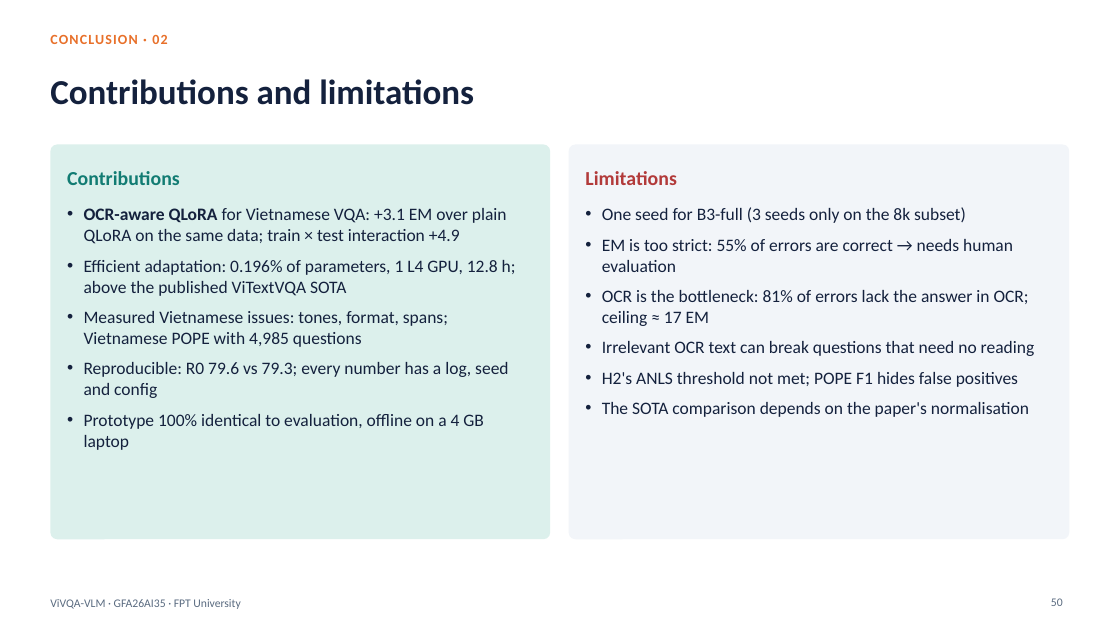
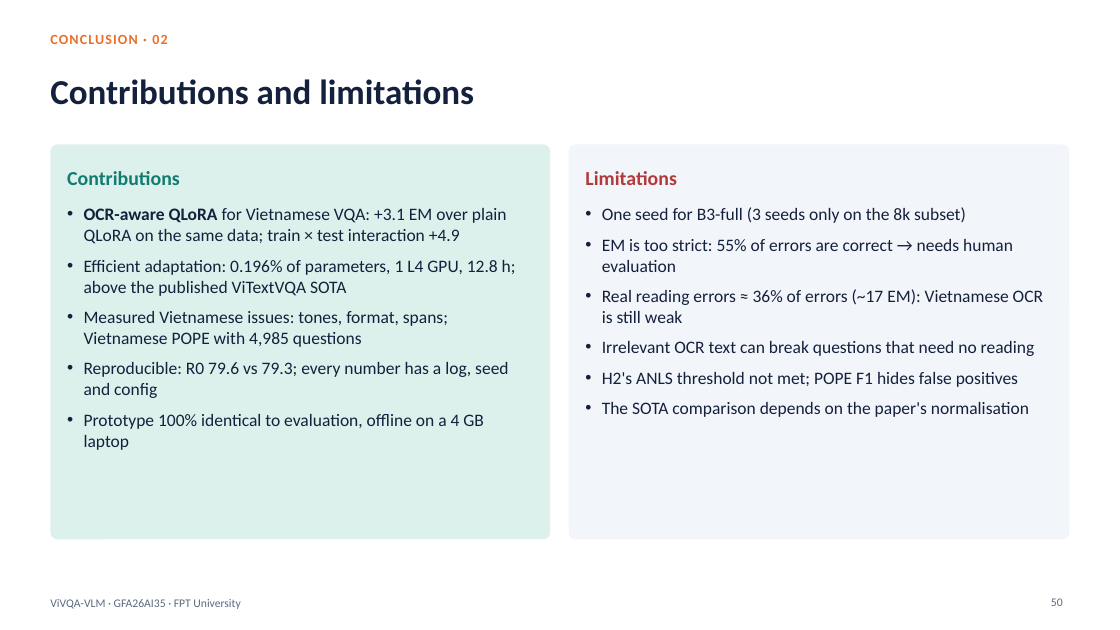
Before and after one commit to PLHGNAOH/ViVQA-VLM, a slide deck: slide 50 of docs/04_slides/KLTN_TA_Claude.pptx. Drawn at 1120x630 pixels with LibreOffice and Linux fonts; fonts in the diff are those of the drawing; background and template pictures are left out. Boxes give left, top, right and bottom in pixels: in the first picture for what was removed or moved away, otherwise in the second. Text is boxed around its words. In the diff, an @@ line names an element or a change of style, - is before the commit and + after.

```diff
--- a/docs/04_slides/KLTN_TA_Claude.pptx
+++ b/docs/04_slides/KLTN_TA_Claude.pptx
@@ text at [602, 289, 1043, 323]: text changed @@
-• OCR is the bottleneck: 81% of errors lack the answer in OCR; ceiling ≈ 17 EM
+• Real reading errors ≈ 36% of errors (~17 EM): Vietnamese OCR is still weak
```
Also in this commit, not shown: 5 other slides changed, 7 other files.
